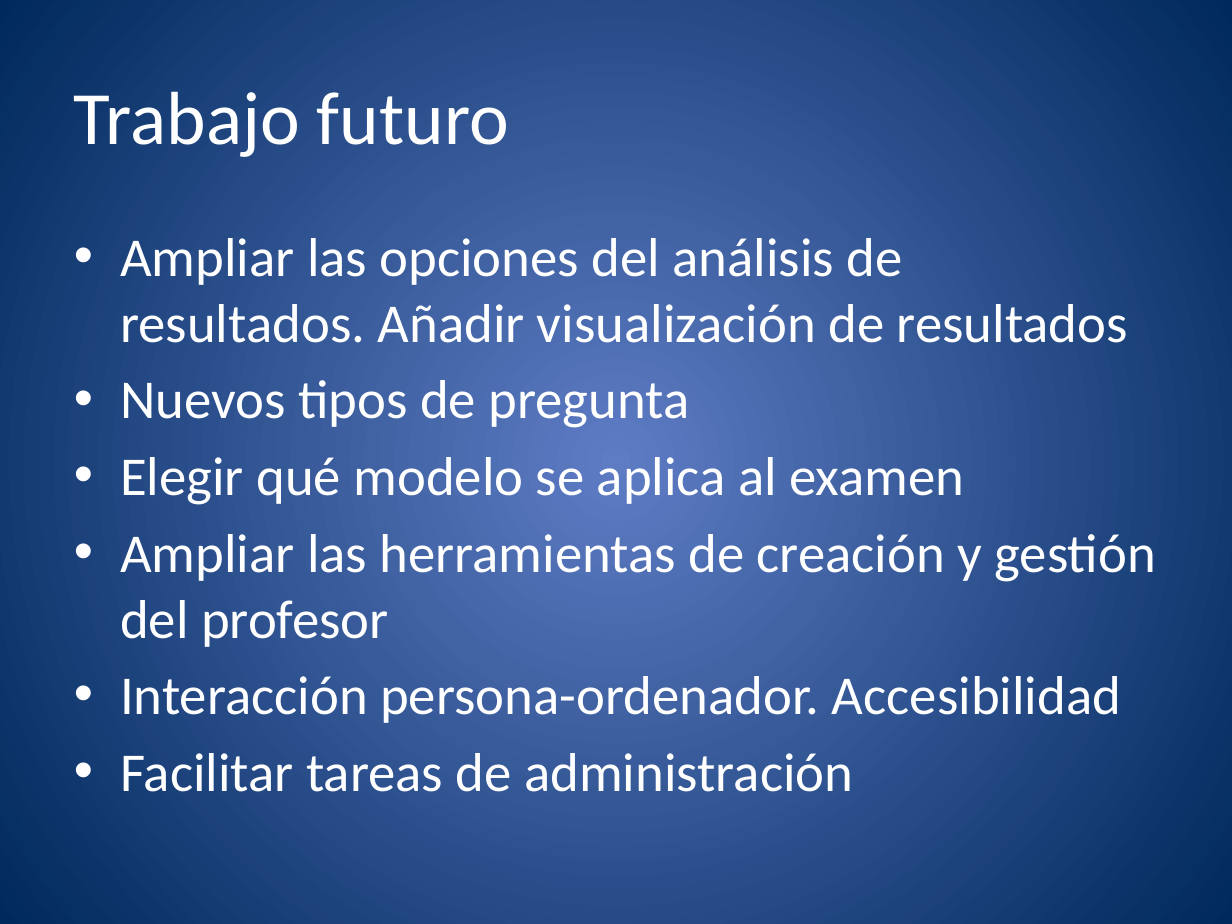
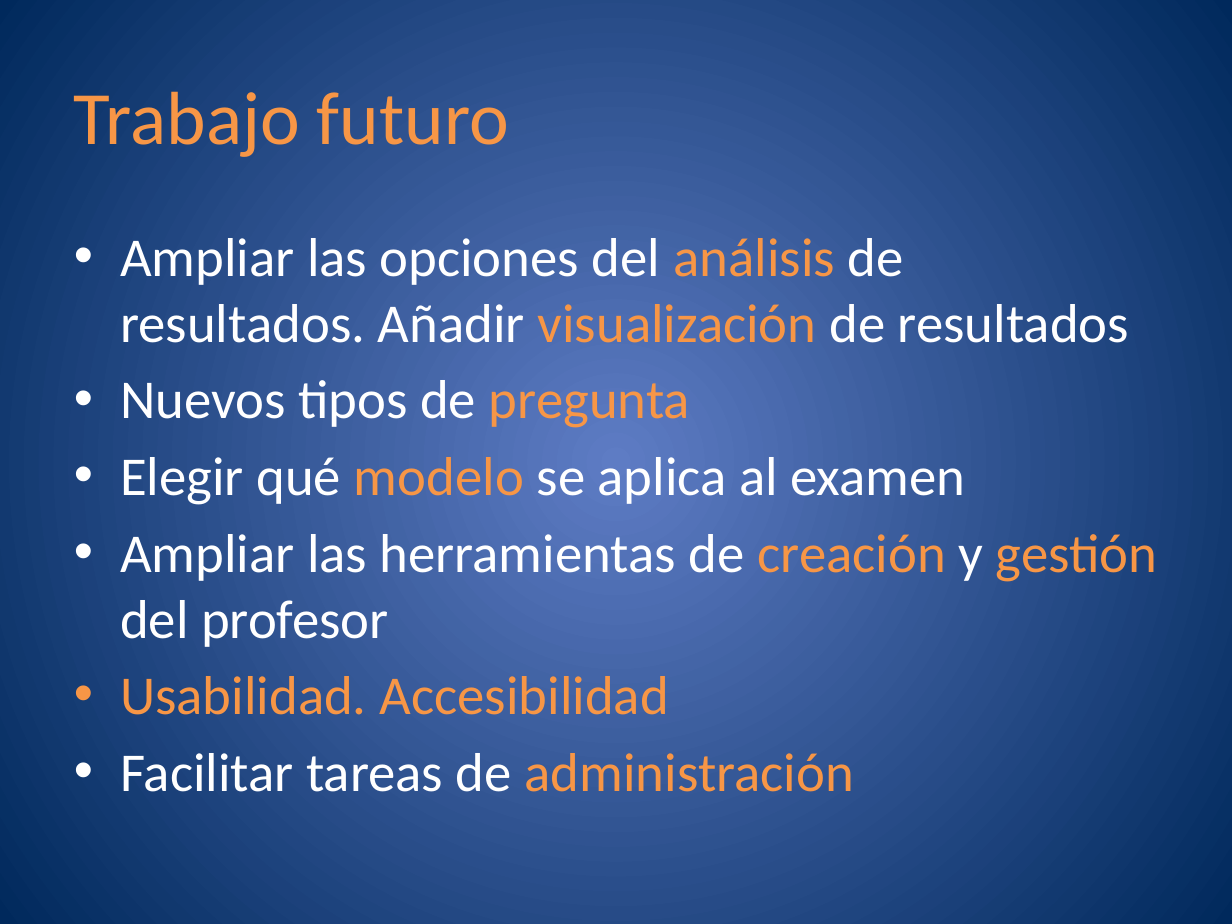
Before and after one commit to molins/TFG, a slide deck: slide 34 of presentacion/TFG.pptx. Drawn at 1232x924 pixels with LibreOffice and Linux fonts; fonts in the diff are those of the drawing. Boxes give left, top, right and bottom in pixels: in the first picture for what was removed or moved away, otherwise in the second. Text is boxed around its words. In the diff, an @@ line names an element or a change of style, - is before the commit and + after.

```diff
--- a/presentacion/TFG.pptx
+++ b/presentacion/TFG.pptx
@@ title "Trabajo futuro" at [74, 91, 509, 157]: text colour #FFFFFF to #F79646 @@
@@ text at [120, 238, 1157, 792]: text colour #FFFFFF to #F79646 in "análisis visualización", "pregunta", "modelo", "creación gestión" and 1 more places @@
@@ text at [120, 676, 669, 715]: text changed; text colour #FFFFFF to #F79646 @@
-• Interacción persona-ordenador. Accesibilidad
+• Usabilidad. Accesibilidad
```
Also in this commit, not shown: 33 other slides changed, 3 slides added, 1 slide removed, 4 other files.
